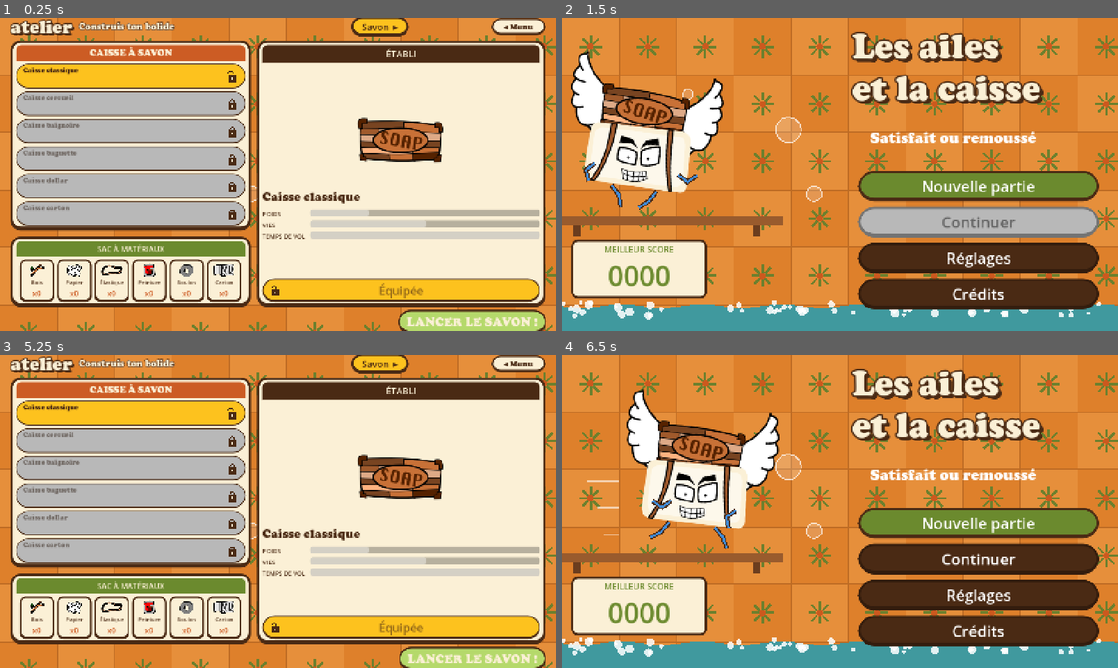
Above: before the commit, frames 1-4 (two rows, left to right).
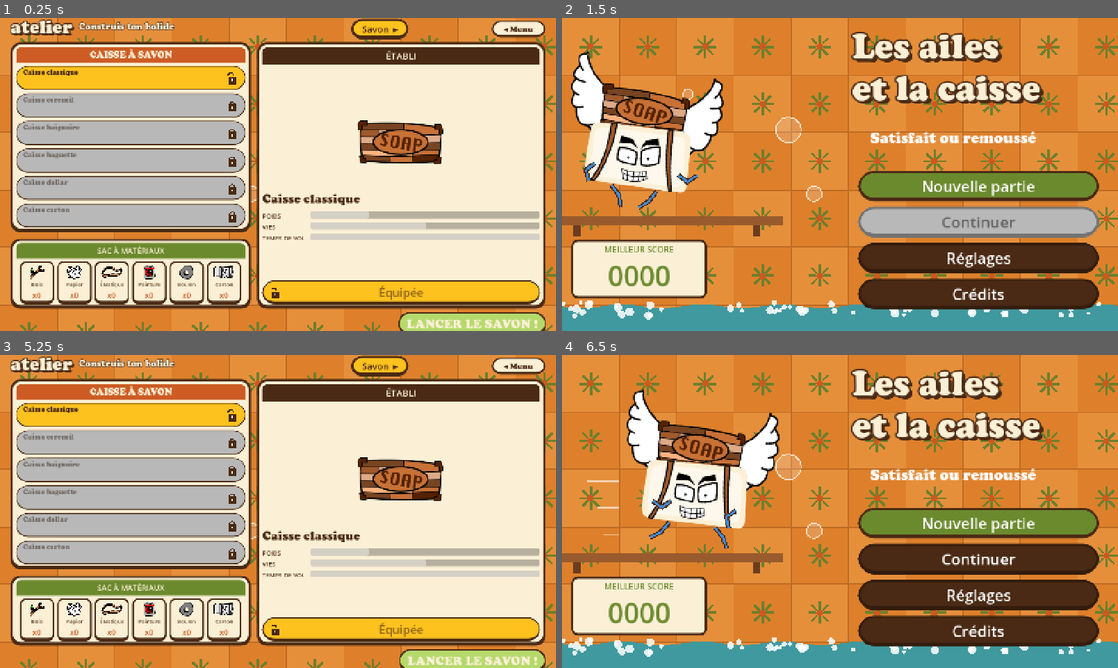
Above: after the commit, the same moments.

Repository: atostivint/LesAilesEtLaCaisse
Game: Godot game, scene res://scenes/atelier.tscn
Same seed, same stepped clock (60 frames per second), same inputs: the game is played once before the commit and once after it. Sound files missing from this copy of the repository are replaced by a short silence.
Inputs:
- Up to frame 1 (0.25 s): no input
- Up to frame 2 (1.5 s): click "Savon ▸" at 0.5 s; click "◂ Menu" at 1.25 s
- Up to frame 3 (5.25 s): click "Nouvelle partie" at 2 s; click "◂ Menu" at 2.75 s; click "Nouvelle partie" at 3.5 s; click "Nouvelle partie" at 4.25 s; click "◂ Atelier" at 5 s
- Up to frame 4 (6.5 s): click "◂ Menu" at 5.75 s

The runs differ from the first frame. In frame 1, 20% of the frame differs, in the area x 1-99%, y 0-100%; in frame 2, nothing differs; in frame 3, 20%; in frame 4, nothing differs.

Commit message:
Atelier : paddings au-dessus des boutons du haut
Co-Authored-By: Claude Haiku 5.5 <noreply@anthropic.com>

Diff:
--- a/scenes/atelier.tscn
+++ b/scenes/atelier.tscn
@@ -152,7 +152,16 @@
 size_flags_horizontal = 3
 size_flags_vertical = 4
 
-[node name="SavonButton" type="Button" parent="Margin/Main/Haut"]
+[node name="Boutons" type="MarginContainer" parent="Margin/Main/Haut"]
+layout_mode = 2
+size_flags_vertical = 4
+theme_override_constants/margin_top = 12
+
+[node name="BoutonsBox" type="HBoxContainer" parent="Margin/Main/Haut/Boutons"]
+layout_mode = 2
+theme_override_constants/separation = 24
+
+[node name="SavonButton" type="Button" parent="Margin/Main/Haut/Boutons/BoutonsBox"]
 custom_minimum_size = Vector2(150, 44)
 layout_mode = 2
 size_flags_vertical = 4
@@ -163,12 +172,12 @@
 theme_override_styles/disabled = SubResource("btn_yellow")
 text = "Savon  ▸"
 
-[node name="ReserveMenu" type="Control" parent="Margin/Main/Haut"]
+[node name="ReserveMenu" type="Control" parent="Margin/Main/Haut/Boutons/BoutonsBox"]
 custom_minimum_size = Vector2(170, 0)
 layout_mode = 2
 size_flags_vertical = 4
 
-[node name="BoutonMenu" parent="Margin/Main/Haut" instance=ExtResource("9_menu")]
+[node name="BoutonMenu" parent="Margin/Main/Haut/Boutons/BoutonsBox" instance=ExtResource("9_menu")]
 custom_minimum_size = Vector2(140, 44)
 layout_mode = 2
 size_flags_vertical = 4
@@ -387,4 +396,4 @@
 theme_override_font_sizes/font_size = 32
 text = "LANCER LE SAVON !"
 
-[connection signal="pressed" from="Margin/Main/Haut/SavonButton" to="." method="_on_savon_pressed"]
+[connection signal="pressed" from="Margin/Main/Haut/Boutons/BoutonsBox/SavonButton" to="." method="_on_savon_pressed"]
--- a/scripts/atelier.gd
+++ b/scripts/atelier.gd
@@ -278,7 +278,7 @@
 	for etat in ["hover", "pressed", "focus"]:
 		launch_button.add_theme_stylebox_override(etat, _bouton_rejouer(VERT, true))
 	# Équipes : au survol, fond crème et texte orange
-	var savon_button: Button = get_node("Margin/Main/Haut/SavonButton")
+	var savon_button: Button = get_node("Margin/Main/Haut/Boutons/BoutonsBox/SavonButton")
 	for etat in ["hover", "pressed", "focus"]:
 		savon_button.add_theme_stylebox_override(etat, _card_style(CREAM, 40, 6))
 	call_deferred("_animer_lancer")
